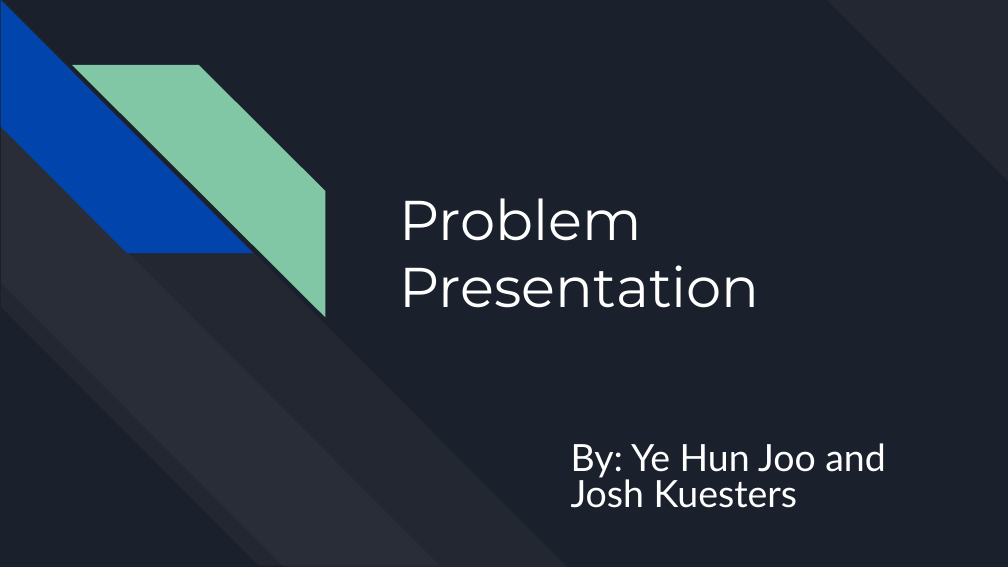
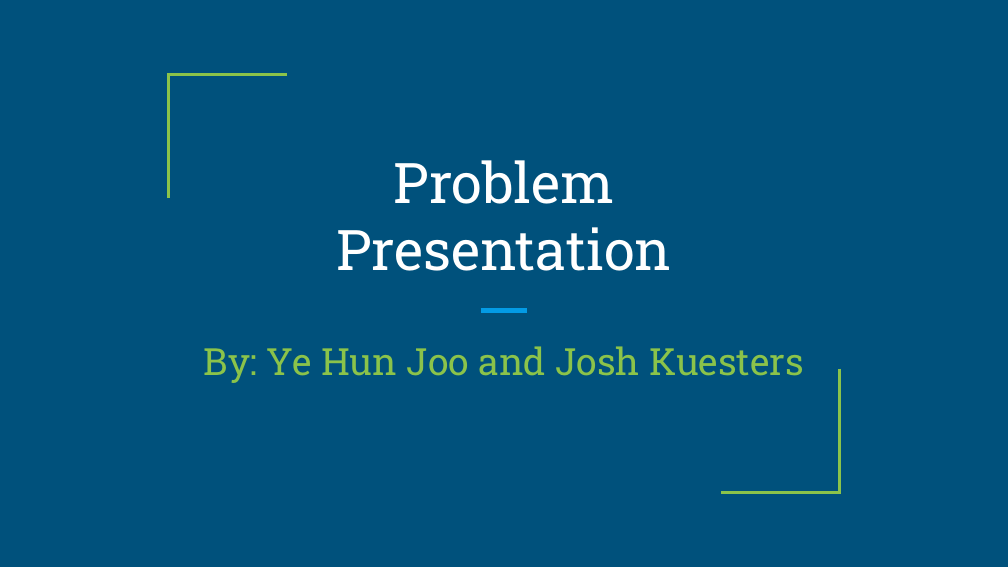
Before and after one commit to yehunj/np-project, a slide deck: slide 1 of presentations/Problem Presentation.pptx. Drawn at 1008x567 pixels with LibreOffice and Linux fonts; fonts in the diff are those of the drawing. Boxes give left, top, right and bottom in pixels: in the first picture for what was removed or moved away, otherwise in the second. Text is boxed around its words. In the diff, an @@ line names an element or a change of style, - is before the commit and + after.

```diff
--- a/presentations/Problem Presentation.pptx
+++ b/presentations/Problem Presentation.pptx
@@ background #1B212C to #00517C @@
@@ diag stripe removed at (827,0,1008,181) @@
@@ group removed at (0,1,568,566): 4 diag stripes @@
@@ freeform shape added at (168,75,287,199), outline #8BC34A 2.25 pt @@
@@ title "Problem": place and size @@
-title "Problem" at (400,198,760,308)
+title "Problem" at (336,160,672,271)
@@ title "Problem" at (336,160,672,271): font Montserrat to Roboto Slab; alignment left to centre; vertical alignment top to bottom @@
@@ line added from (481, 310) to (527, 310), #039BE5 3 pt @@
@@ subtitle "By: Ye Hun Joo and ...": place and size @@
-subtitle "By: Ye Hun Joo and ..." at (571,443,885,508)
+subtitle "By: Ye Hun Joo and ..." at (204,346,804,383)
@@ subtitle "By: Ye Hun Joo and ..." at (204,346,804,383): font Lato to Roboto Slab, text colour #FFFFFF to #8BC34A; alignment left to centre @@
@@ freeform shape added at (721,369,840,493), outline #8BC34A 2.25 pt @@
```
Also in this commit, not shown: 10 other slides changed, 10 slides added, 2 slides removed, 2 other files.
